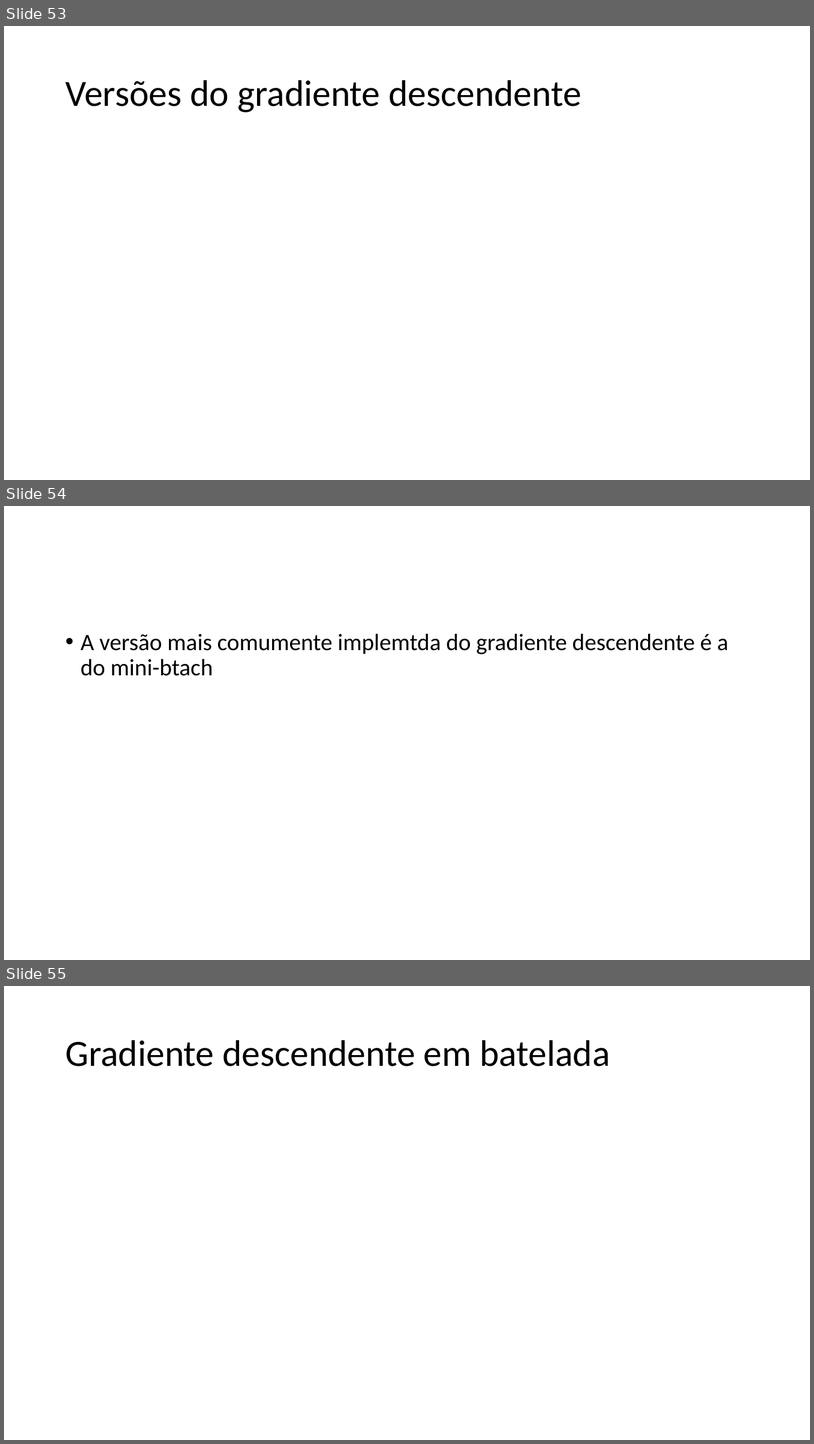
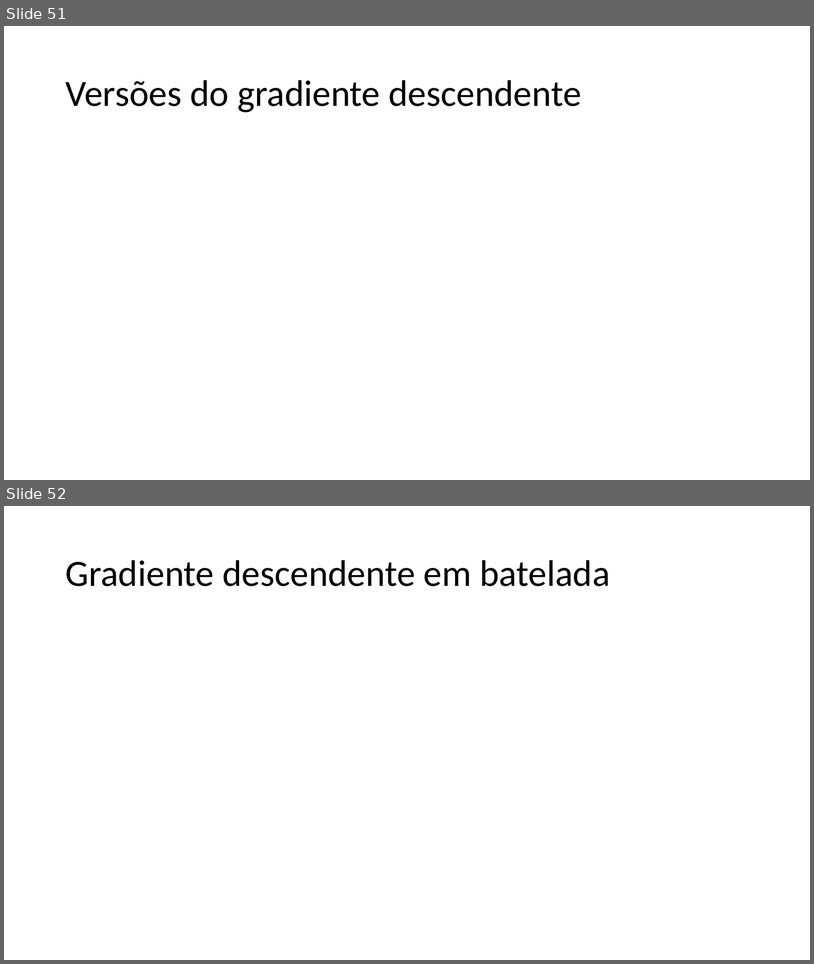
Before and after one commit to zz4fap/c24_inteligencia_artificial, a slide deck: slides/C24_Regressão.pptx. Shown one above the other, each under a label of ours: slides 53, 54 and 55 before the commit, slides 51 and 52 after it. The pictures are 814x1444 and 814x964 pixels, drawn with LibreOffice and Linux fonts; fonts in the diff are those of the drawing; grey boxes stand for pictures. Boxes give left, top, right and bottom in pixels: in the first picture for what was removed or moved away, otherwise in the second. Text is boxed around its words. In the diff, an @@ line names an element or a change of style, - is before the commit and + after.

```diff
--- a/slides/C24_Regressão.pptx
+++ b/slides/C24_Regressão.pptx
@@ slide 54 removed at (x1=4, y1=506, x2=810, y2=960), background #FFFFFF @@
@@ text removed at (x1=81, y1=633, x2=729, y2=676) @@
-• A versão mais comumente implemtda do gradiente descendente é a do mini-btach
@@ what was slide 53 is now slide 51 @@
@@ what was slide 55 is now slide 52 @@
```
Also in this commit, not shown: 1 slide changed, 7 slides added, 1 other slide removed.
